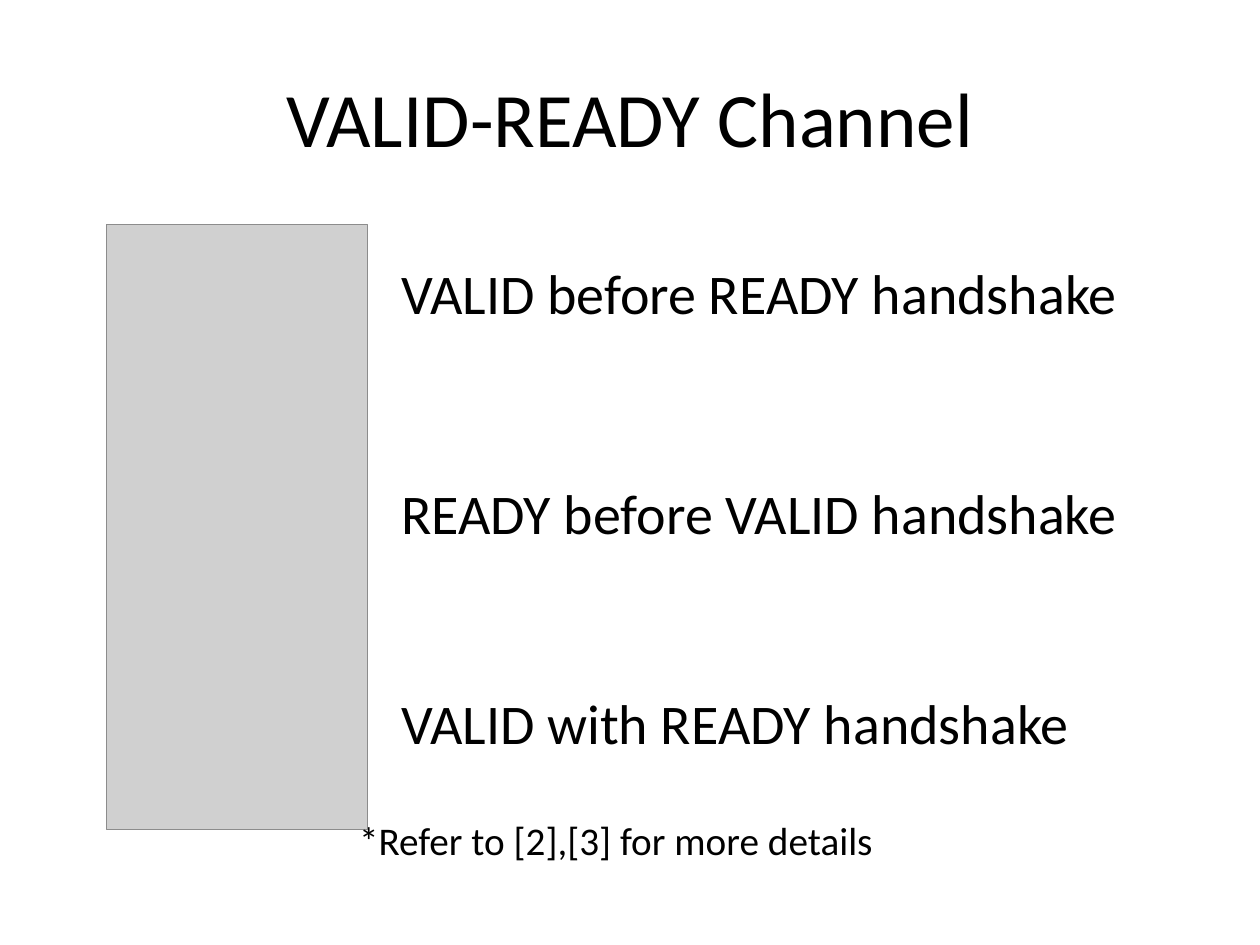
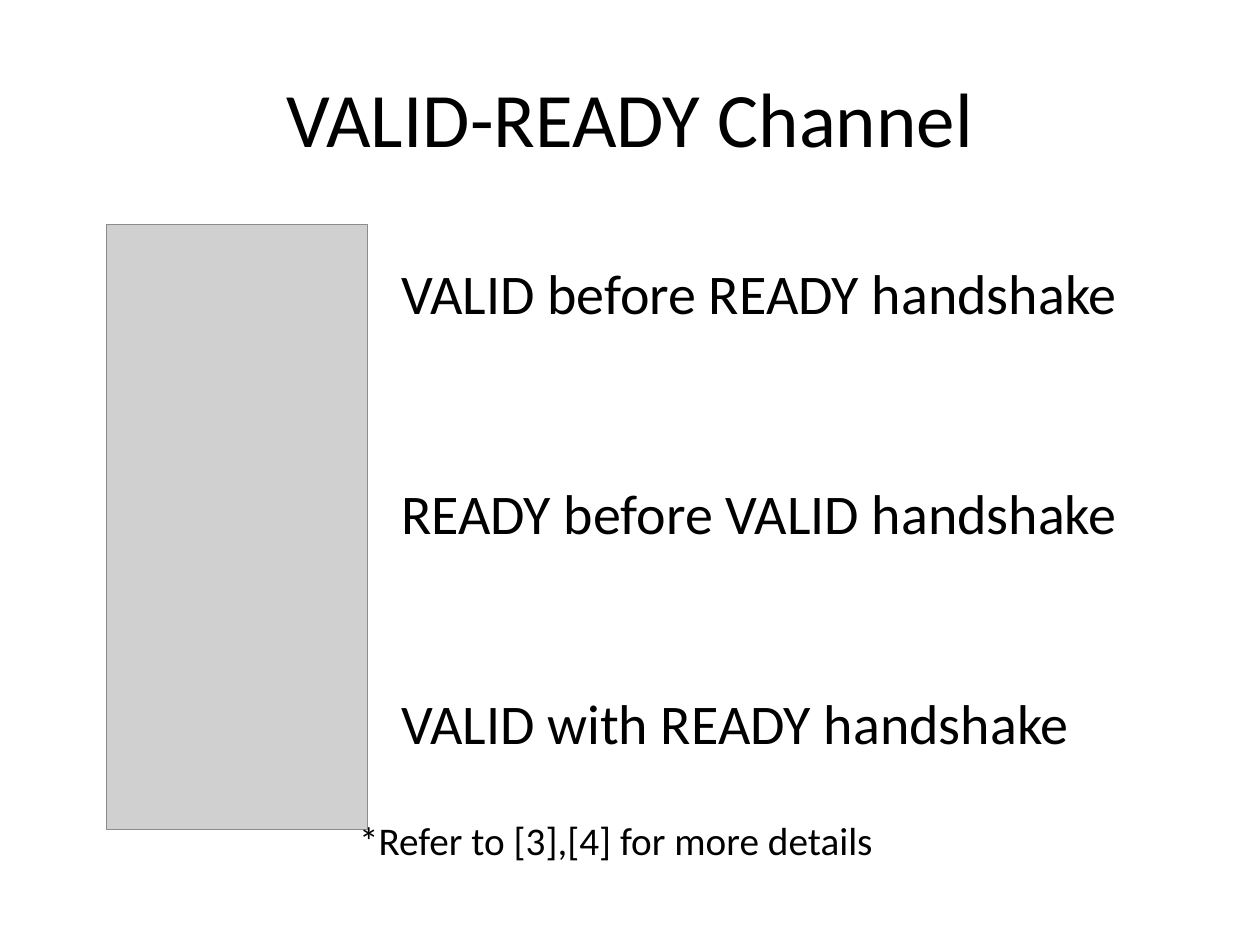
Before and after one commit to timurkelin/simsimd, a slide deck: slide 21 of doc/simsimd.pptx. Drawn at 1260x945 pixels with LibreOffice and Linux fonts; fonts in the diff are those of the drawing; grey boxes stand for pictures; background and template pictures are left out. Boxes give left, top, right and bottom in pixels: in the first picture for what was removed or moved away, otherwise in the second. Text is boxed around its words. In the diff, an @@ line names an element or a change of style, - is before the commit and + after.

```diff
--- a/doc/simsimd.pptx
+++ b/doc/simsimd.pptx
@@ text at (x1=359, y1=822, x2=873, y2=861): text changed @@
-*Refer to [2],[3] for more details
+*Refer to [3],[4] for more details
```
Also in this commit, not shown: 8 other slides changed, 3 other files.
